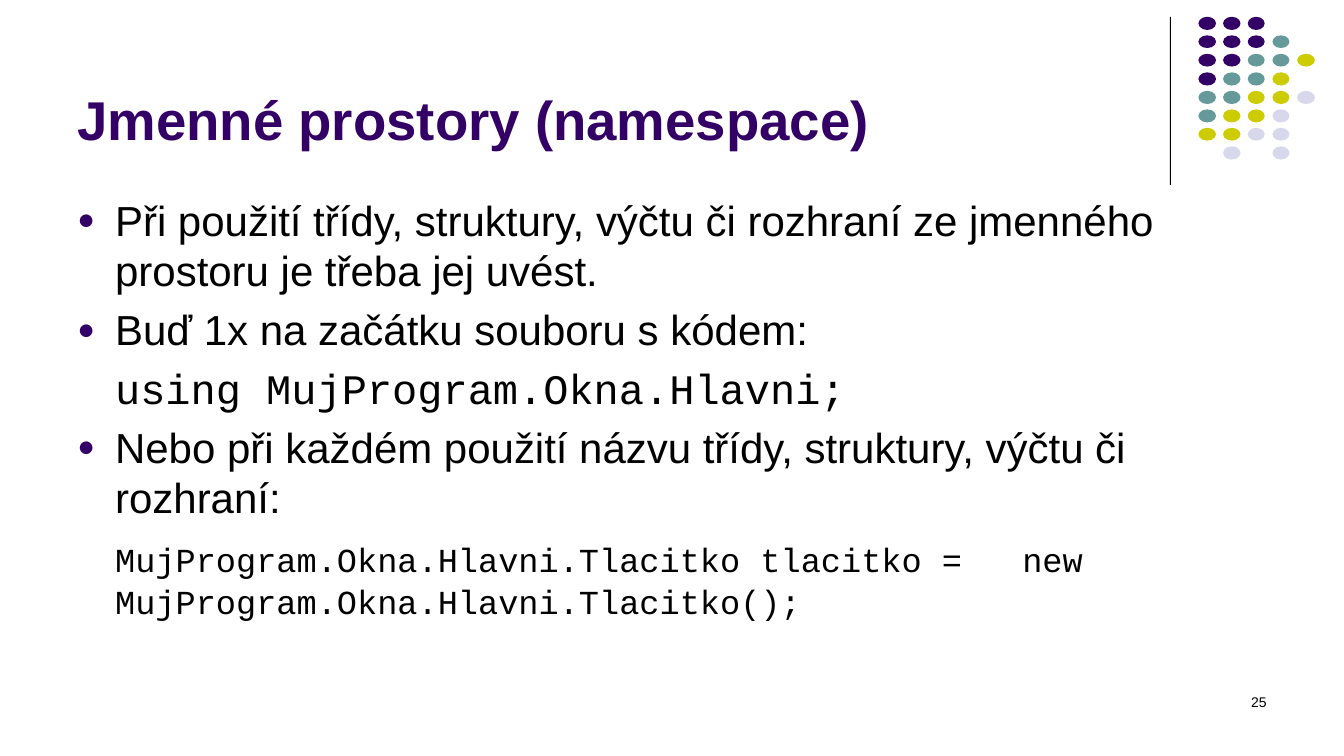
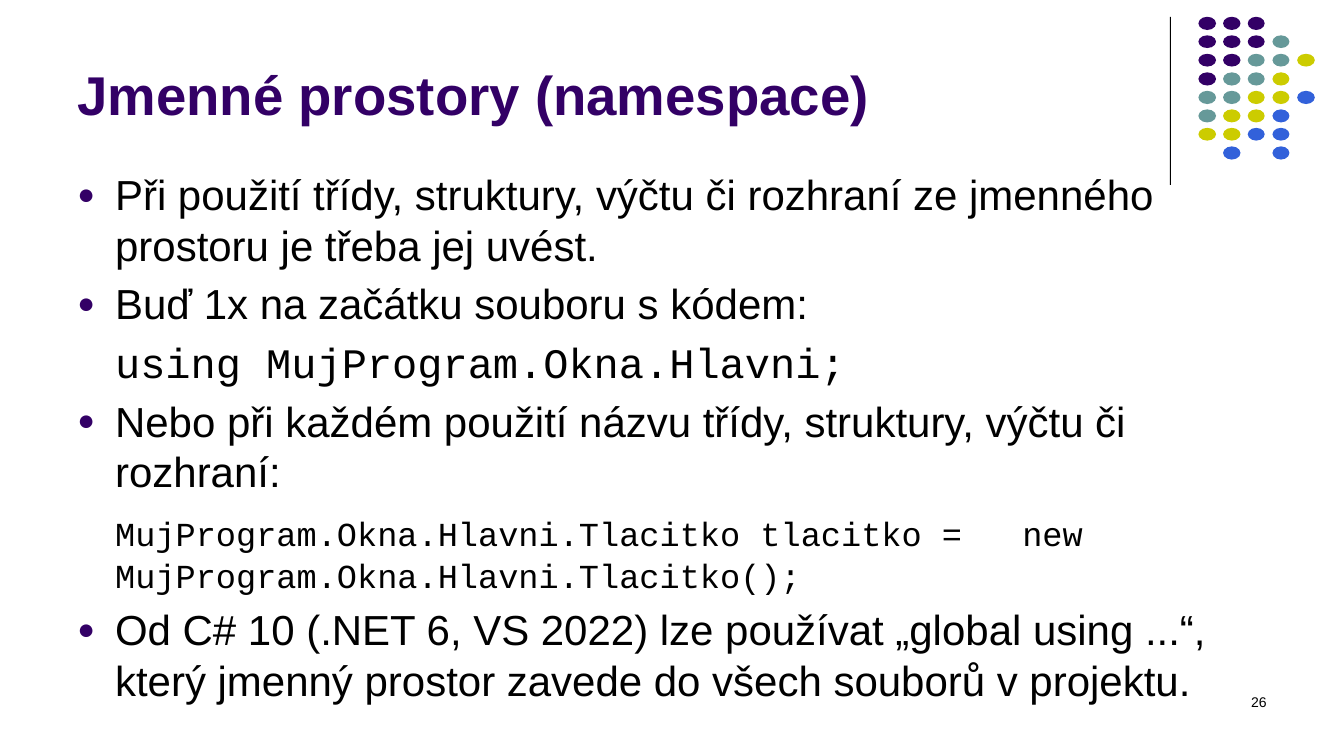
Before and after one commit to PetrVobornik/prednasky, a slide deck: slide 26 of Xamarin.Forms/01-OOP-a-NET/OOP-1-tridy.ppsx (slide 25 before the commit). Drawn at 1344x756 pixels with LibreOffice and Linux fonts; fonts in the diff are those of the drawing. Boxes give left, top, right and bottom in pixels: in the first picture for what was removed or moved away, otherwise in the second. Text is boxed around its words. In the diff, an @@ line names an element or a change of style, - is before the commit and + after.

```diff
--- a/Xamarin.Forms/01-OOP-a-NET/OOP-1-tridy.ppsx
+++ b/Xamarin.Forms/01-OOP-a-NET/OOP-1-tridy.ppsx
@@ title "Jmenné prostory (namespace)": place and size @@
-title "Jmenné prostory (namespace)" at [77,100,869,150]
+title "Jmenné prostory (namespace)" at [77,75,869,126]
@@ fill #D8D8EC to #3261DA in 6 elements at [1298,91,1316,104], [1272,109,1290,122], [1248,128,1265,141], [1272,128,1290,141], [1223,146,1240,159], [1272,146,1290,159] @@
@@ text "Při použití třídy, struktury, výčtu ...": place and size @@
-text "Při použití třídy, struktury, výčtu ..." at [115,205,1153,621]
+text "Při použití třídy, struktury, výčtu ..." at [115,179,1190,704]
@@ text at [115,614,1190,704]: paragraph added @@
+● Od C# 10 (.NET 6, VS 2022) lze používat „global using ...“, který jmenný prostor zavede do všech souborů v projektu.
@@ page number at [1251,697,1267,707]: text changed @@
-25
+26
```
Also in this commit, not shown: 25 other slides changed, 1 slide added, 1 slide removed, 5 other files.
